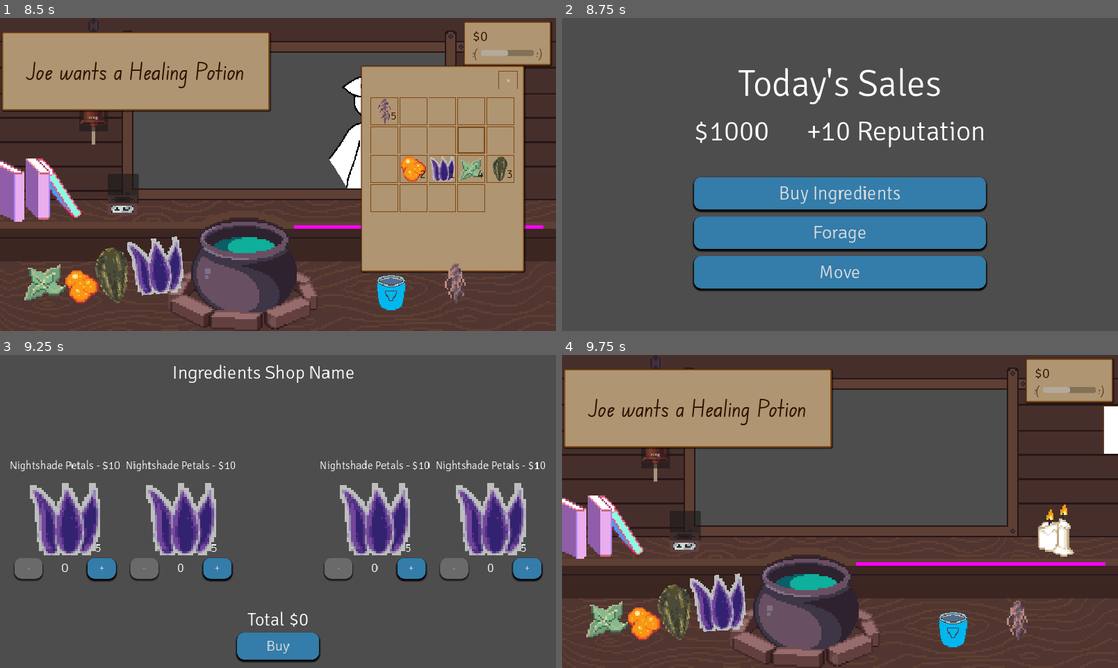
Above: before the commit, frames 1-4 (two rows, left to right).
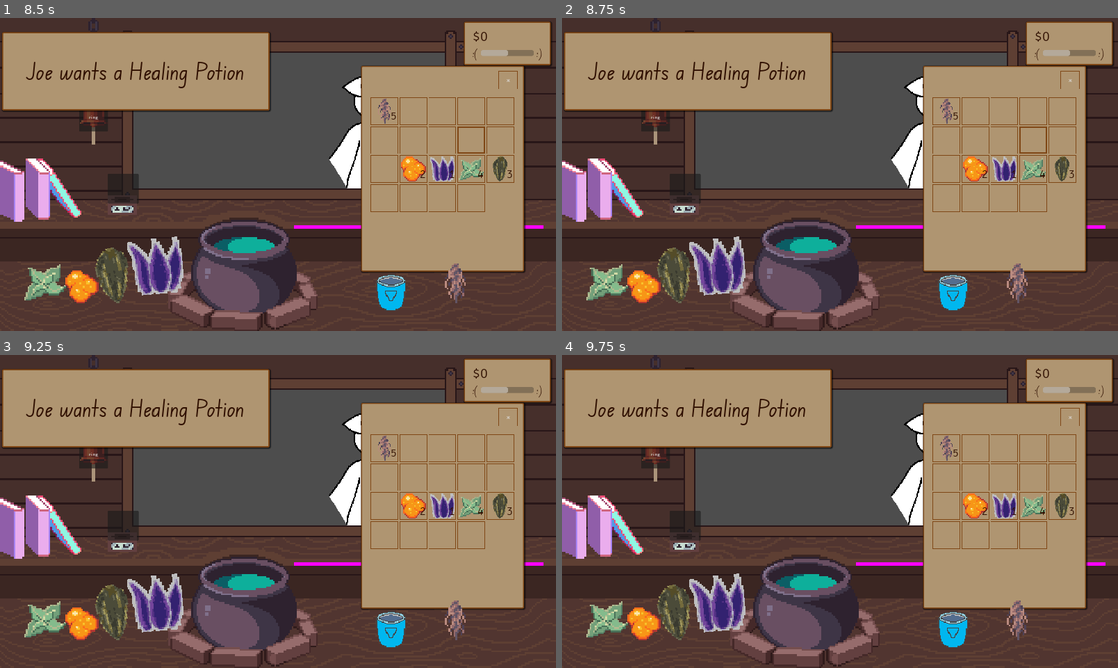
Above: after the commit, the same moments.

Repository: HuskyGameDev/2024s-team3
Game: Godot game, scene res://Scenes/UI/Title.tscn
Same seed, same stepped clock (60 frames per second), same inputs: the game is played once before the commit and once after it.
Inputs (mouse positions are in pixels of both pictures, inside the frame that each line leads up to):
- Up to frame 1 (8.5 s): click "Start" at 0.5 s; click (550, 93) at 1.25 s; click (383, 111) at 2 s; click (411, 111) at 2.75 s; click (444, 111) at 3.5 s; click (472, 111) at 4.25 s; click (500, 111) at 5 s; click (383, 140) at 5.75 s; click (411, 140) at 6.5 s; click (444, 140) at 7.25 s; click (472, 140) at 8 s
- Up to frame 2 (8.75 s): no input
- Up to frame 3 (9.25 s): click (278, 530) at 8.75 s, where only the run before the commit has a clickable "Buy Ingredients"
- Up to frame 4 (9.75 s): click (840, 646) at 9.5 s, where only the run before the commit has a clickable "Buy"

Frame 1 is identical in both runs. In frame 2, 88% of the frame differs, in the area x 0-100%, y 0-100%; in frame 3, 87%; in frame 4, 21%.

Commit message:
whoops (fix time scale)

Diff:
--- a/Scripts/Singletons/GameTime.gd
+++ b/Scripts/Singletons/GameTime.gd
@@ -2,7 +2,7 @@
 
 const STORE_OPEN_TIME = 9;
 const STORE_CLOSE_TIME = 17;
-const GAME_TIME_SCALE = 1; # The number of irl seconds per 1 in game hour
+const GAME_TIME_SCALE = 60; # The number of irl seconds per 1 in game hour
 
 signal end_of_day;
 signal start_of_day;
